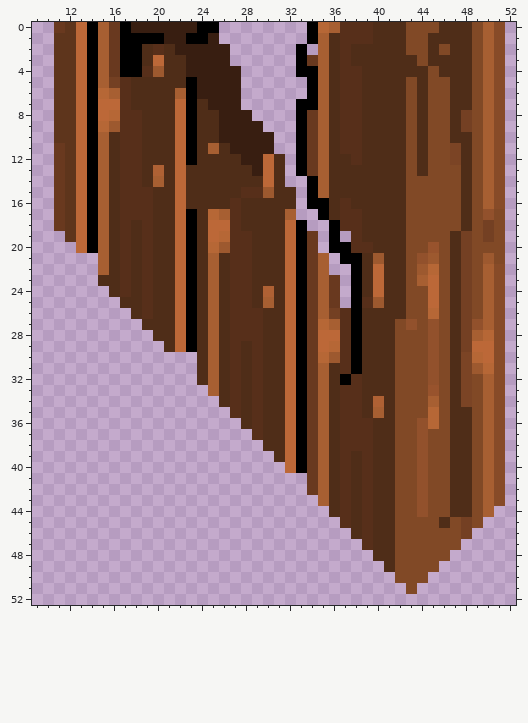
Two versions of one pixel-art sprite, server/lib/arch/wall/wall/wall_1_ruin.base.111.png. The picture above is the old version.
The file is 64x64 pixels. Colours within 5 levels of each other are drawn and written as one. Shown: x 9..52, y 0..52.
Once edited:
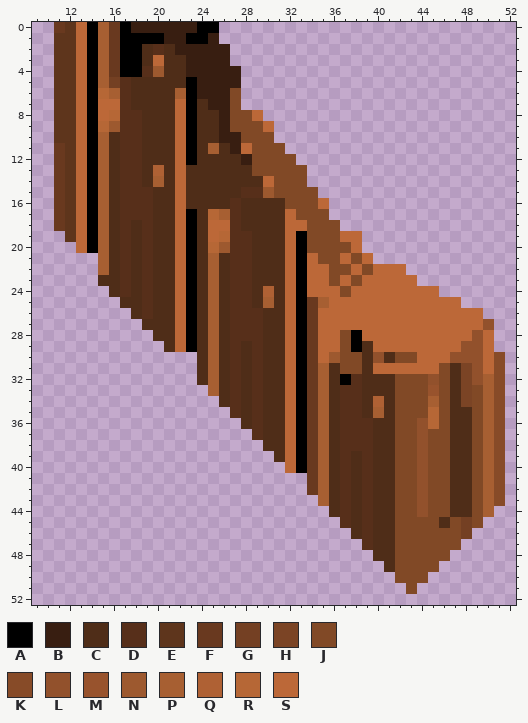
Palette (. is transparent): A #000000  B #381e11  C #4f2d18  D #572f1a  E #5e351c  F #69391f  G #744023  H #7b4425  J #814926  K #874b28  L #92512c  M #98532d  N #9d592f  P #a75f32  Q #af6134  R #b66736  S #bc6838
What changed:
Changed rows in their new state; - is an unchanged pixel.
first column x 27:
 0 -------..................
 1 -------..................
 2 ------.-.................
 3 ------...................
 4 ------...................
 5 -------..................
 6 J------..................
 7 J-----...................
 8 JJS---...................
 9 JJJS--...................
10 -JJJ--...................
11 -SJJJ-...................
12 --JJJJ...................
13 --JJJJJ..................
14 ----JJJ..................
15 ----JJJJ.................
16 -----JJJS................
17 -----SJJJ................
18 ------SJJJ...............
19 -------JJJSS.............
20 -------JJJJS.............
21 -------SJJSJS............
22 -------SSJJSJ-SS.........
23 -------SSJSJS-SSS........
24 -------SSSJSS-SSSS-......
25 ---------SSSSSSSSS-SS....
26 --------SSSSSSSSSSSSSSS..
27 --------SSSSSSSSSSSSSSSL.
28 ----------J-SSSSSSSSSSLS.
29 ---------SJ--SSSSSSSSLL-.
30 --------S-JJ-L---SSSLLL--
31 ----------JJ-SSSSSS---LS-
32 ----------------------L--
